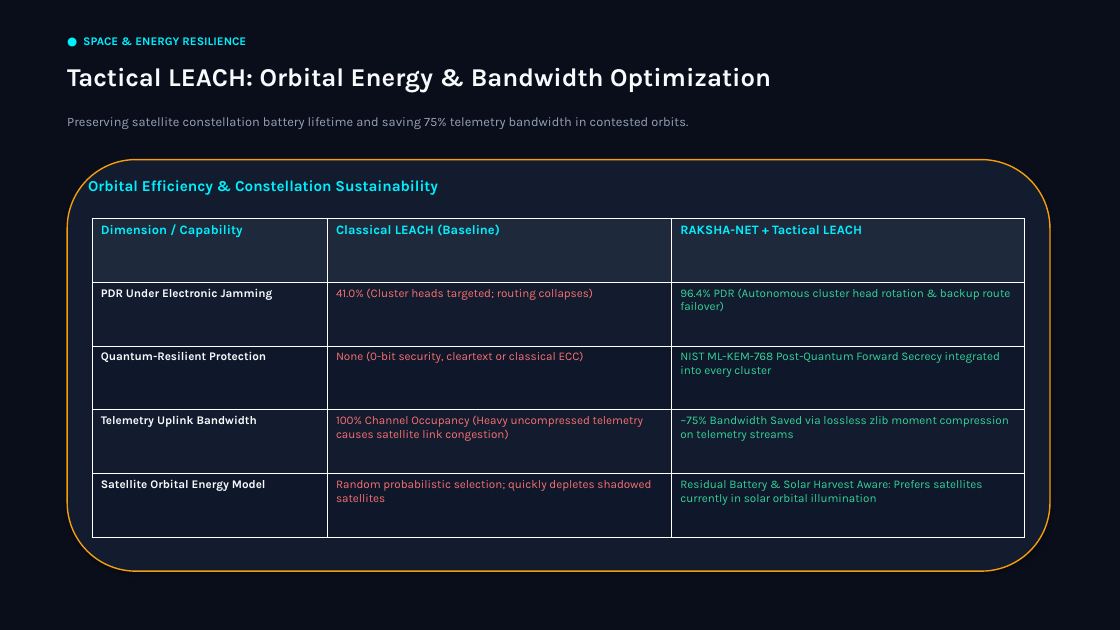
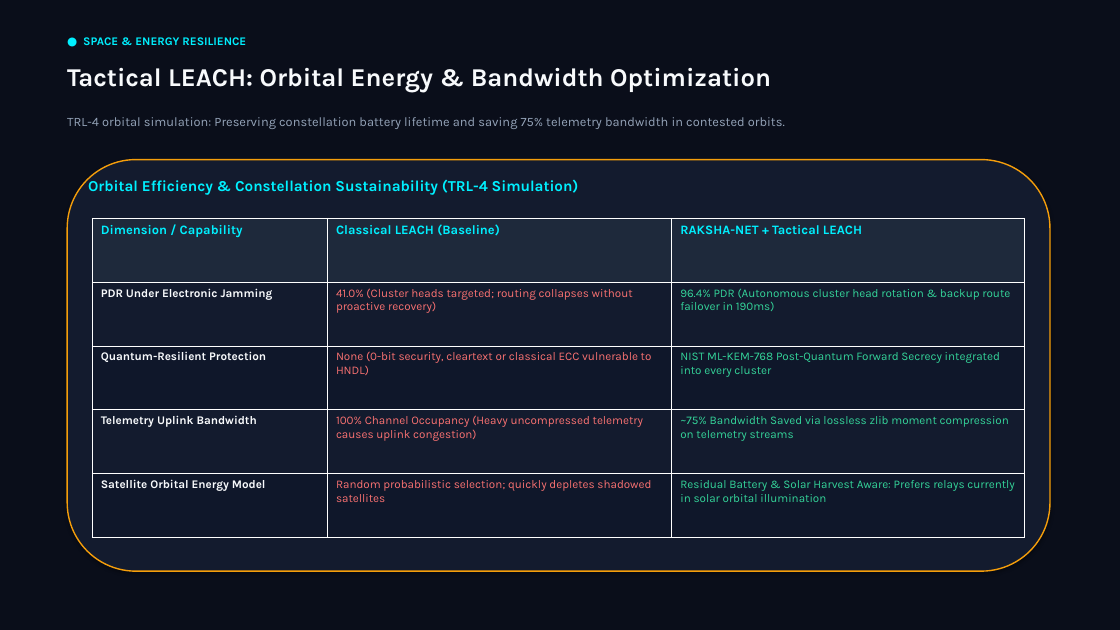
Before and after one commit to Rahul109871234/raksha-net, a slide deck: slide 9 of results/raksha_net_defense_presentation.pptx. Drawn at 1120x630 pixels with LibreOffice and Linux fonts; fonts in the diff are those of the drawing. Boxes give left, top, right and bottom in pixels: in the first picture for what was removed or moved away, otherwise in the second. Text is boxed around its words. In the diff, an @@ line names an element or a change of style, - is before the commit and + after.

```diff
--- a/results/raksha_net_defense_presentation.pptx
+++ b/results/raksha_net_defense_presentation.pptx
@@ text at (67,117,785,129): text changed @@
-Preserving satellite constellation battery lifetime and saving 75% telemetry bandwidth in contested orbits.
+TRL-4 orbital simulation: Preserving constellation battery lifetime and saving 75% telemetry bandwidth in contested orbits.
@@ text at (88,178,579,195): text changed @@
-Orbital Efficiency & Constellation Sustainability
+Orbital Efficiency & Constellation Sustainability (TRL-4 Simulation)
@@ table at (92,218,1025,538) @@
-row 2, column 2: 41.0% (Cluster heads targeted; routing collapses)
+row 2, column 2: 41.0% (Cluster heads targeted; routing collapses without proactive recovery)
-row 2, column 3: 96.4% PDR (Autonomous cluster head rotation & backup route failover)
+row 2, column 3: 96.4% PDR (Autonomous cluster head rotation & backup route failover in 190ms)
-row 3, column 2: None (0-bit security, cleartext or classical ECC)
+row 3, column 2: None (0-bit security, cleartext or classical ECC vulnerable to HNDL)
-row 4, column 2: 100% Channel Occupancy (Heavy uncompressed telemetry causes satellite link congestion)
+row 4, column 2: 100% Channel Occupancy (Heavy uncompressed telemetry causes uplink congestion)
-row 5, column 3: Residual Battery & Solar Harvest Aware: Prefers satellites currently in solar orbital illumination
+row 5, column 3: Residual Battery & Solar Harvest Aware: Prefers relays currently in solar orbital illumination
```
Also in this commit, not shown: 11 other slides changed, 2 other files.
